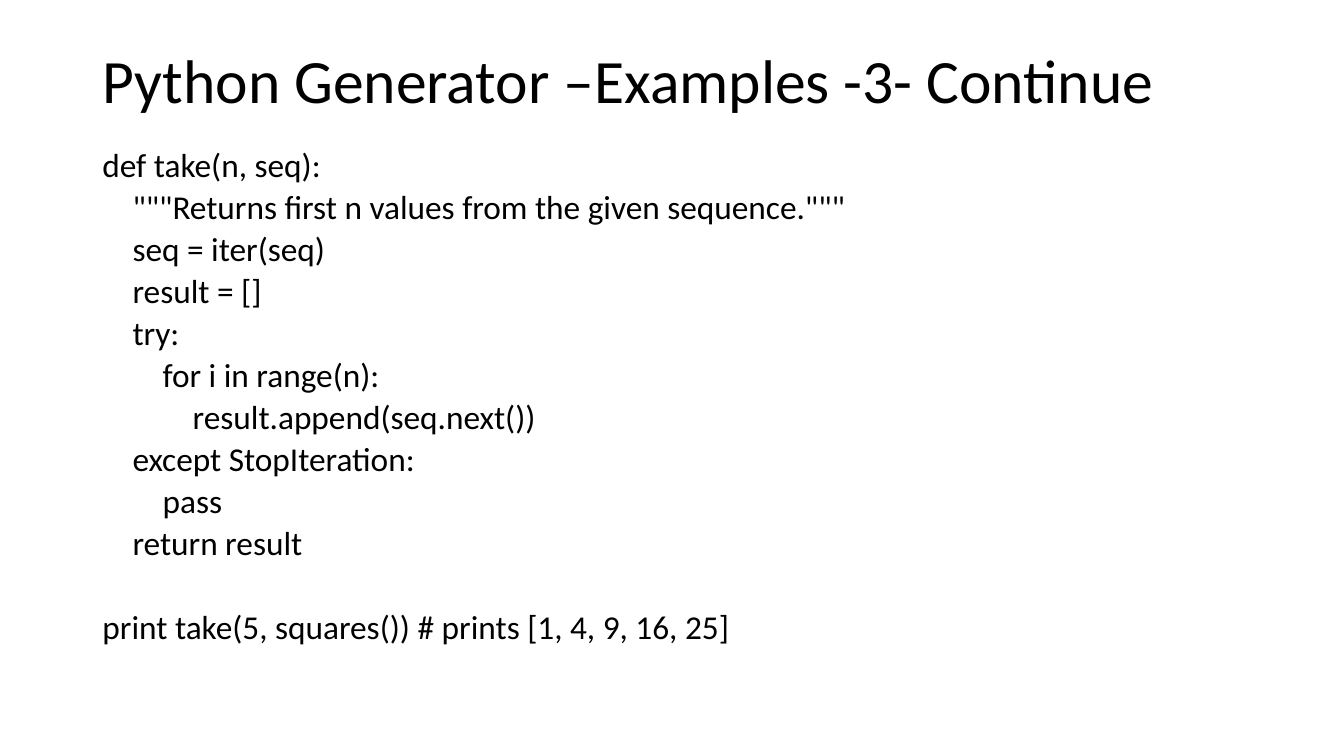
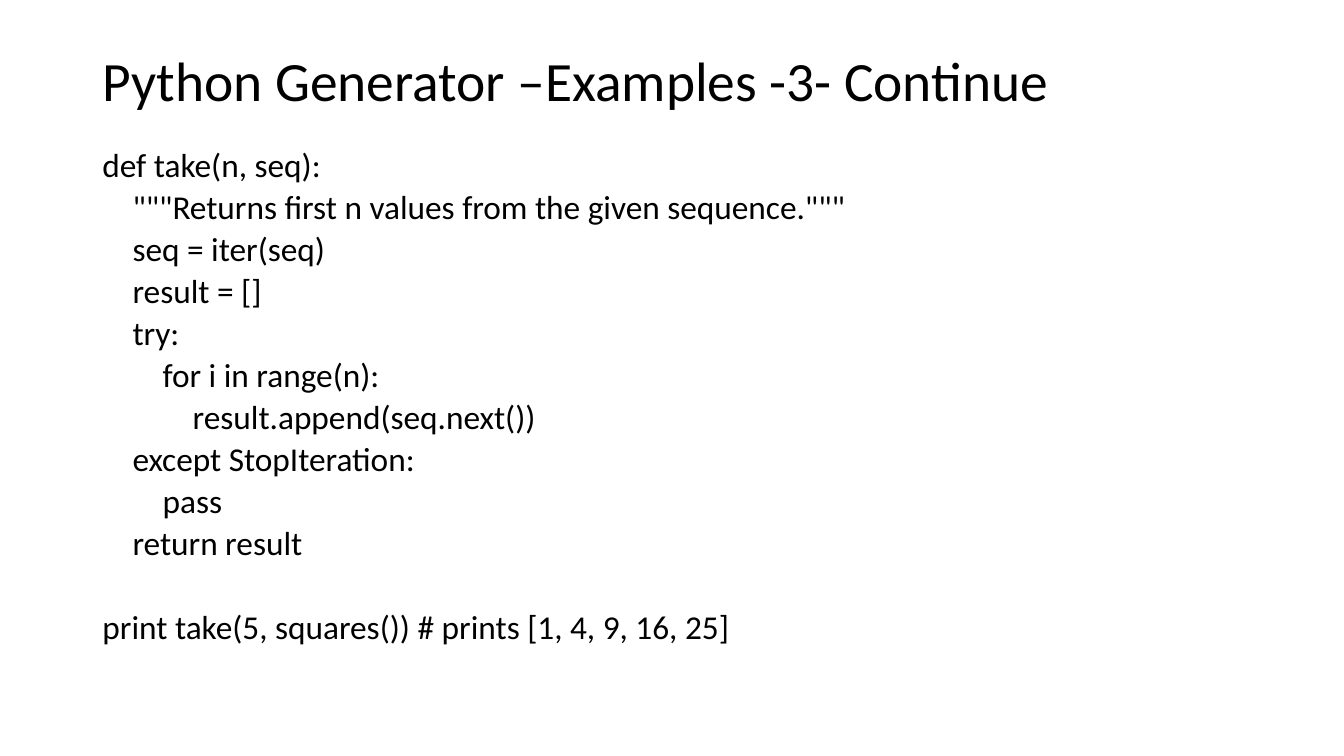
Before and after one commit to bhajojo/PythonTraining, a slide deck: slide 6 of Day_9_Training.pptx. Drawn at 1344x756 pixels with LibreOffice and Linux fonts; fonts in the diff are those of the drawing. Boxes give left, top, right and bottom in pixels: in the first picture for what was removed or moved away, otherwise in the second. Text is boxed around its words. In the diff, an @@ line names an element or a change of style, - is before the commit and + after.

```diff
--- a/Day_9_Training.pptx
+++ b/Day_9_Training.pptx
@@ title "Python Generator –Examples -3- Continue" at <box>102,62,1048,110</box>: size 44 to 39.6 pt @@
```
Also in this commit, not shown: 4 slides added, 7 other files.
